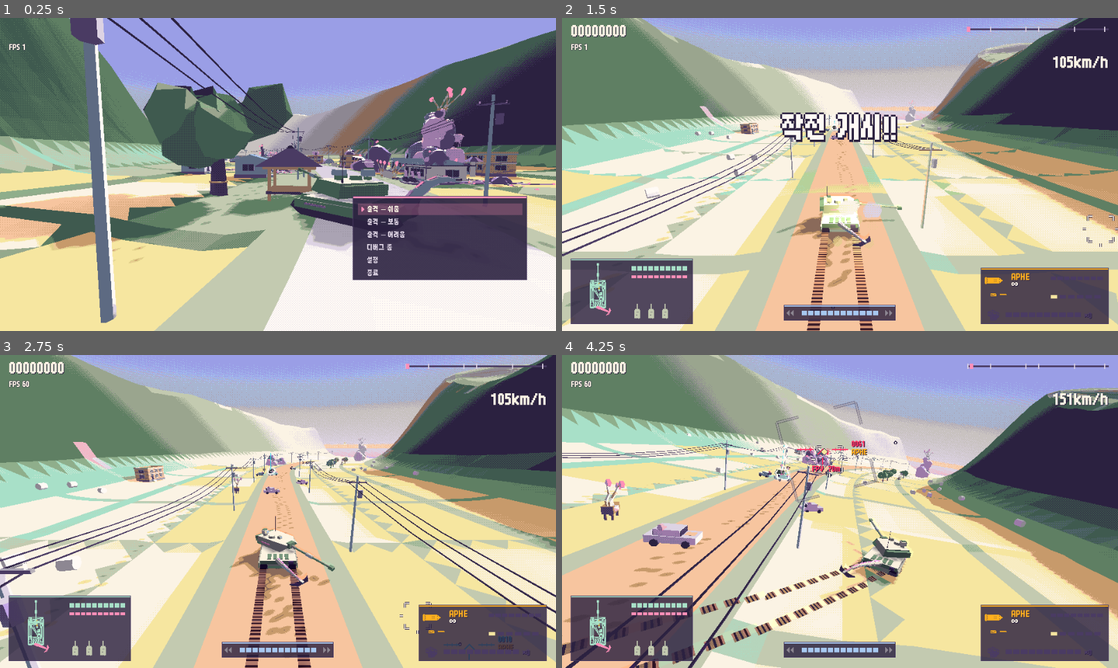
Above: before the commit, frames 1-4 (two rows, left to right).
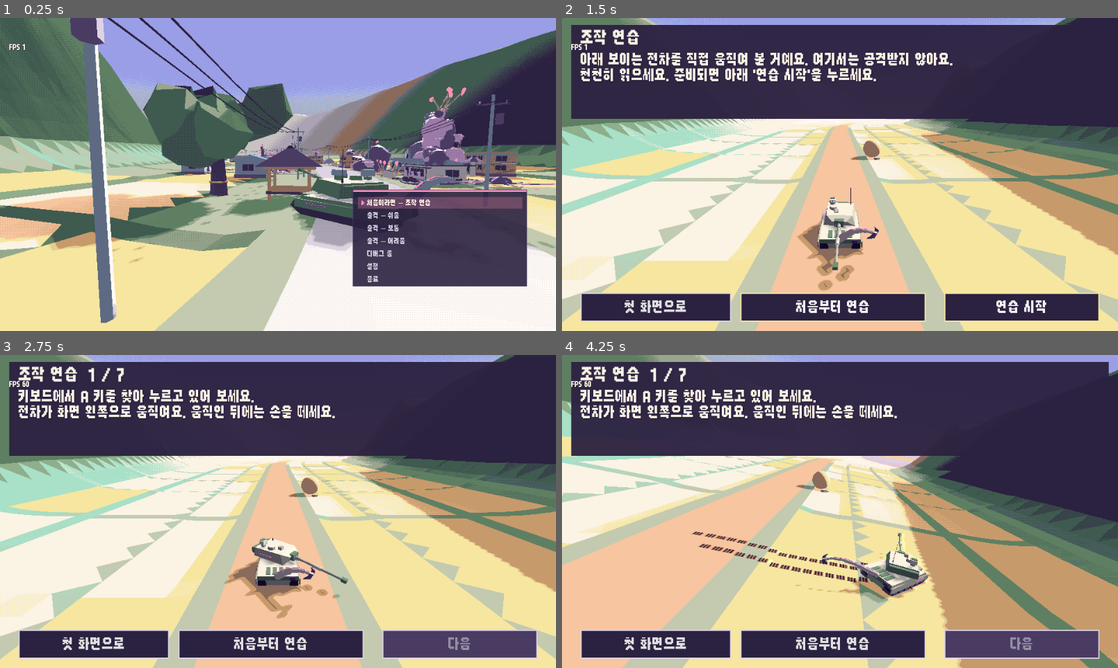
Above: after the commit, the same moments.

Repository: scarf005/orca-class
Game: Godot game, scene res://scenes/main.tscn
Two runs of this game, one before a commit and one after it. Both use one fixed random seed, a clock stepped at 60 frames per second and the inputs below.
Inputs (mouse positions are in pixels of both pictures, inside the frame that each line leads up to):
- Up to frame 1 (0.25 s): no input
- Up to frame 2 (1.5 s): tap Enter (ui_accept) at 0.5 s; drag from (840, 174) to (895, 105) at 0.52 s; click (834, 305) at 1.25 s, where only the run after the commit has a clickable "처음부터 연습"
- Up to frame 3 (2.75 s): click (461, 642) at 2 s, where only the run after the commit has a clickable "연습 시작"
- Up to frame 4 (4.25 s): drag from (728, 527) to (812, 574) at 2.77 s; move the mouse to (895, 442) at 3.52 s; press the mouse at (895, 442) at 3.53 s; hold D (move_right) from 3.53 s (still down); tap J at 3.8 s

The runs differ from the first frame. In frame 1, 3.3% of the frame differs, in the area x 63-95%, y 54-86%; in frame 2, 58%; in frame 3, 58%; in frame 4, 71%, in the area x 0-100%, y 0-100%.

Commit message:
feat: add a self-paced beginner practice stage
Assisted-by: pi:gpt-6.1-sol
Co-authored-by: chatgpt-codex-connector[bot] <199175422+chatgpt-codex-connector[bot]@users.noreply.github.com>

Diff:
--- a/i18n/strings.csv
+++ b/i18n/strings.csv
@@ -3,6 +3,57 @@
 TITLE_SUB,범고래급 · 운전수 하윤,ORCA-CLASS · DRIVER HA YOON
 TITLE_TAGLINE,1스테이지 — 균사에 먹힌 마을,STAGE 1 — THE VILLAGE THE FUNGUS ATE
 TITLE_BEST,최고 점수 %d,BEST %d
+MENU_TUTORIAL,처음이라면 — 조작 연습,FIRST TIME? LEARN THE CONTROLS
+TUTORIAL_TITLE,조작 연습,Learn the controls
+TUTORIAL_STEP,조작 연습  %d / %d,Practice  %d / %d
+TUTORIAL_WELCOME,"아래 보이는 전차를 직접 움직여 볼 거예요. 여기서는 공격받지 않아요.
+천천히 읽으세요. 준비되면 아래 '연습 시작'을 누르세요.","You'll drive the tank below. Nothing here will attack you.
+Take your time. Click 'Begin practice' below when you're ready."
+TUTORIAL_LEFT,"%s
+전차가 화면 왼쪽으로 움직여요. 움직인 뒤에는 손을 떼세요.","%s
+The tank moves to the left of the screen. Then let go."
+TUTORIAL_RIGHT,"%s
+전차가 화면 오른쪽으로 움직여요. 움직인 뒤에는 손을 떼세요.","%s
+The tank moves to the right of the screen. Then let go."
+TUTORIAL_FORWARD,"%s
+화면 위쪽으로 조금 가 보세요. 다 움직였으면 손을 떼세요.","%s
+Drive a little toward the top of the screen, then let go."
+TUTORIAL_BACK,"%s
+화면 아래쪽으로 조금 내려온 뒤 손을 떼세요.","%s
+Drive a little toward the bottom of the screen, then let go."
+TUTORIAL_STOP,"누르고 있던 이동 키에서 손을 떼세요. 전차가 멈춰요.
+이 연습장에서는 손을 떼면 멈추지만, 본 게임에서는 길을 따라 계속 전진해요.","Let go of the movement keys. The tank stops.
+In the main game, it keeps driving along the road even when you let go."
+TUTORIAL_AIM,"마우스를 책상 위에서 천천히 움직여 보세요. 화면의 + 표시가 따라와요.
++ 표시를 노란 동그라미 안으로 옮기세요. 아직 버튼은 누르지 마세요.","Move your mouse slowly across your desk. The + on screen follows it.
+Move the + inside the yellow circle. Don't press a button yet."
+TUTORIAL_FIRE,"+ 표시를 노란 동그라미 안에 놓으세요. %s
+누르고 있으면 주포가 발사돼요. 빗나가도 괜찮아요. 다시 겨누고 눌러 보세요.","Keep the + inside the yellow circle. %s
+The main gun fires after a short hold. If you miss, aim and try again."
+TUTORIAL_DONE,"이동하고 표적을 맞혔어요. 여기서 더 연습해도 돼요.
+본 게임에서는 겨눈 적에게 기관총도 자동으로 쏴요. '쉬움으로 시작'을 누르면 본 게임으로 가요.","You've moved the tank and hit the target. You can keep practicing here.
+In the main game, machine guns also fire at enemies you aim at. 'Play on easy' starts the game."
+TUTORIAL_BEGIN,연습 시작,Begin practice
+TUTORIAL_NEXT,다음,Next
+TUTORIAL_START_GAME,쉬움으로 시작,Play on easy
+TUTORIAL_LEAVE,첫 화면으로,Back to title
+TUTORIAL_RESTART,처음부터 연습,Practice again
+TUTORIAL_OK,됐어요. 준비되면 아래 '다음'을 누르세요.,Done. Click 'Next' below when you're ready.
+TUTORIAL_HIT,표적에 맞았어요. 아래 '다음'을 누르세요.,You hit the target. Click 'Next' below.
+TUTORIAL_KEY,키보드에서 %s 키를 찾아 누르고 있어 보세요.,Find the %s key on your keyboard and hold it down.
+TUTORIAL_STICK,왼쪽 스틱을 '%s' 방향으로 기울이세요.,Push the left stick in the %s direction.
+TUTORIAL_TRIGGER,오른쪽 방아쇠 버튼을 계속 누르세요.,Hold down the right trigger.
+TUTORIAL_MOUSE_1,마우스 왼쪽 버튼을 계속 누르세요.,Hold down the left mouse button.
+TUTORIAL_MOUSE_2,마우스 오른쪽 버튼을 계속 누르세요.,Hold down the right mouse button.
+TUTORIAL_MOUSE_3,마우스 가운데 버튼을 계속 누르세요.,Hold down the middle mouse button.
+TUTORIAL_MOUSE_8,마우스 4번 버튼을 계속 누르세요.,Hold down mouse button 4.
+TUTORIAL_MOUSE_9,마우스 5번 버튼을 계속 누르세요.,Hold down mouse button 5.
+TUTORIAL_STOP_PAD,"왼쪽 스틱에서 손을 떼세요. 전차가 멈춰요.
+이 연습장에서는 손을 떼면 멈추지만, 본 게임에서는 길을 따라 계속 전진해요.","Let go of the left stick. The tank stops.
+In the main game, it keeps driving along the road even when you let go."
+TUTORIAL_AIM_PAD,"오른쪽 스틱을 천천히 기울여 보세요. 화면의 + 표시가 따라와요.
++ 표시를 노란 동그라미 안으로 옮기세요. 아직 버튼은 누르지 마세요.","Tilt the right stick slowly. The + on screen follows it.
+Move the + inside the yellow circle. Don't press a button yet."
 MENU_START_EASY,출격 — 쉬움,SORTIE — EASY
 MENU_START_NORMAL,출격 — 보통,SORTIE — NORMAL
 MENU_START_HARD,출격 — 어려움,SORTIE — HARD
--- a/scripts/main.gd
+++ b/scripts/main.gd
@@ -12,7 +12,9 @@
 	if not script_path.is_empty():
 		_run_script(script_path)
 		return
-	if OS.get_cmdline_user_args().has("--play"):
+	if OS.get_cmdline_user_args().has("--tutorial"):
+		_open_tutorial()
+	elif OS.get_cmdline_user_args().has("--play"):
 		start_game("")
 	elif OS.get_cmdline_user_args().has("--duel"):
 		start_game("duel")
@@ -26,7 +28,15 @@
 	_swap(load("res://scripts/ui/title.gd").new())
 	_screen.start.connect(start_game)
 	_screen.debug_room.connect(_open_debug_room)
+	_screen.tutorial.connect(_open_tutorial)
 	_screen.quit_requested.connect(_quit)
+
+
+func _open_tutorial() -> void:
+	var tutorial := Tutorial.new()
+	tutorial.exit.connect(show_title)
+	tutorial.start.connect(start_game)
+	_swap(tutorial)
 
 
 func _open_debug_room() -> void:
--- a/scripts/ui/title.gd
+++ b/scripts/ui/title.gd
@@ -3,6 +3,7 @@
 
 signal start(checkpoint: String)
 signal debug_room
+signal tutorial
 signal quit_requested
 
 const SCENE_D := 575.0
@@ -45,6 +46,7 @@
 	_menu = Menu.new()
 	_menu.center = Vector2(760, 380)
 	_menu.width = 300
+	_menu.add_item(tr("MENU_TUTORIAL"), func() -> void: tutorial.emit())
 	_menu.add_item(tr("MENU_START_EASY"), _begin.bind(Game.Difficulty.EASY, ""))
 	_menu.add_item(tr("MENU_START_NORMAL"), _begin.bind(Game.Difficulty.NORMAL, ""))
 	_menu.add_item(tr("MENU_START_HARD"), _begin.bind(Game.Difficulty.HARD, ""))
--- /dev/null
+++ b/scripts/ui/tutorial.gd
@@ -0,0 +1,305 @@
+class_name Tutorial
+extends Control
+## A quiet practice range using the game's tank, sight and projectiles.
+
+signal exit
+signal start(checkpoint: String)
+
+enum Step { WELCOME, LEFT, RIGHT, FORWARD, BACK, STOP, AIM, FIRE, DONE }
+const MOVE_ACTIONS := [&"move_left", &"move_right", &"move_forward", &"move_back"]
+const STEP_KEYS := ["TUTORIAL_WELCOME", "TUTORIAL_LEFT", "TUTORIAL_RIGHT", "TUTORIAL_FORWARD", "TUTORIAL_BACK", "TUTORIAL_STOP", "TUTORIAL_AIM", "TUTORIAL_FIRE", "TUTORIAL_DONE"]
+
+class PracticeTank extends Tank:
+	var moving := false
+	var shooting := false
+
+	func tick(delta: float) -> void:
+		# Keep the idle tail's spring stable on slow machines, like the world's projectile step.
+		super.tick(minf(delta, 1.0 / 30.0))
+
+	func _input_vector() -> Vector2:
+		return super._input_vector() if moving else Vector2.ZERO
+
+	func _read_dash(_direction: Vector2) -> void:
+		pass
+
+	func _update_charge(delta: float) -> void:
+		if shooting:
+			super._update_charge(delta)
+		else:
+			_cancel_charge()
+
+	func _update_weapons(delta: float) -> void:
+		if shooting:
+			super._update_weapons(delta)
+
+	# Automatic guns and melee must not do the learner's task for them.
+	func _fire_coax(_muzzle: Node3D, _caliber: int, _spec: Dictionary, _target: Entity) -> void:
+		pass
+
+	func auto_tail() -> void:
+		pass
+
+class PracticeTarget extends Entity:
+	signal cannon_hit
+
+	func _init() -> void:
+		radius = 2.5
+		center_height = 3.0
+
+	func _ready() -> void:
+		var mesh := MeshInstance3D.new()
+		var sphere := SphereMesh.new()
+		sphere.radius = radius
+		sphere.height = radius * 2.0
+		mesh.mesh = sphere
+		var material := StandardMaterial3D.new()
+		material.albedo_color = Palette.BUTTER
+		mesh.material_override = material
+		mesh.position.y = center_height
+		add_child(mesh)
+		track_meshes(mesh)
+
+	func take_hit(hit: Hit) -> void:
+		if hit.source is PracticeTank and hit.weapon == "cannon":
+			flash()
+			cannon_hit.emit()
+
+var view := DitherView.new()
+var world := World.new()
+var tank := PracticeTank.new()
+var target := PracticeTarget.new()
+var step := Step.WELCOME
+var achieved := false
+var _origin := Vector2.ZERO
+var _aim_origin := Vector2.ZERO
+var _aim_moved := false
+var _overlay: Menu
+var _sight := Control.new()
+var _heading := Label.new()
+var _instruction := Label.new()
+var _feedback := Label.new()
+var _next := Button.new()
+var _leave := Button.new()
+var _restart := Button.new()
+
+
+func _ready() -> void:
+	set_anchors_and_offsets_preset(Control.PRESET_FULL_RECT)
+	mouse_filter = Control.MOUSE_FILTER_IGNORE
+	process_mode = Node.PROCESS_MODE_ALWAYS
+	add_child(view)
+	world.view = view
+	world.process_mode = Node.PROCESS_MODE_PAUSABLE
+	world.rail.mode = Rail.Mode.HOLD
+	world.rail.hold_at = 0.0
+	world.rail.speed = 0.0
+	view.viewport.add_child(world)
+	world.player = tank
+	tank.invulnerable = true
+	world.add_child(tank)
+	target.position = Course.ground_at(45.0, 9.0)
+	world.add_child(target)
+	target.cannon_hit.connect(func() -> void:
+		if step == Step.FIRE:
+			_complete())
+	world.camera.follow(0.0)
+	_sight.mouse_filter = Control.MOUSE_FILTER_IGNORE
+	_sight.draw.connect(_draw_sight)
+	add_child(_sight)
+	var panel := ColorRect.new()
+	panel.color = Color(Palette.INK, 0.95)
+	panel.position = Vector2(16, 12)
+	panel.size = Vector2(928, 162)
+	panel.mouse_filter = Control.MOUSE_FILTER_IGNORE
+	add_child(panel)
+	_label(_heading, Vector2(32, 20), Vector2(880, 34), 28)
+	_label(_instruction, Vector2(32, 60), Vector2(880, 106), 24)
+	_label(_feedback, Vector2(32, 420), Vector2(880, 44), 24)
+	_button(_next, Vector2(660, 474), Vector2(268, 50), advance)
+	_button(_leave, Vector2(32, 474), Vector2(260, 50), func() -> void: exit.emit())
+	_button(_restart, Vector2(308, 474), Vector2(320, 50), restart_practice)
+	_set_step(Step.WELCOME)
+	Input.mouse_mode = Input.MOUSE_MODE_VISIBLE
+
+
+func _label(label: Label, at: Vector2, dimensions: Vector2, font_size: int) -> void:
+	label.position = at
+	label.size = dimensions
+	label.autowrap_mode = TextServer.AUTOWRAP_WORD_SMART
+	label.add_theme_font_size_override("font_size", font_size)
+	label.add_theme_color_override("font_color", Palette.CREAM)
+	label.add_theme_color_override("font_shadow_color", Palette.INK)
+	label.add_theme_constant_override("shadow_offset_x", 2)
+	label.add_theme_constant_override("shadow_offset_y", 2)
+	label.mouse_filter = Control.MOUSE_FILTER_IGNORE
+	add_child(label)
+
+
+func _button(button: Button, at: Vector2, dimensions: Vector2, action: Callable) -> void:
+	button.position = at
+	button.size = dimensions
+	button.add_theme_font_size_override("font_size", 24)
+	for state in ["normal", "hover", "pressed", "disabled", "focus"]:
+		var style := StyleBoxFlat.new()
+		style.bg_color = Palette.DUSK if state == "disabled" else Palette.INK
+		style.border_color = Palette.BUTTER if state in ["hover", "focus"] else Palette.MIST
+		style.set_border_width_all(2)
+		button.add_theme_stylebox_override(state, style)
+	button.pressed.connect(action)
+	add_child(button)
+
+
+func _set_step(value: Step) -> void:
+	step = value
+	achieved = step in [Step.WELCOME, Step.DONE]
+	_origin = Vector2(tank.course_u, tank.course_offset)
+	_aim_origin = tank.aim_screen
+	_aim_moved = false
+	if step != Step.STOP:
+		tank.local_velocity = Vector2.ZERO
+	tank.moving = step in [Step.LEFT, Step.RIGHT, Step.FORWARD, Step.BACK, Step.STOP, Step.DONE]
+	tank.shooting = step in [Step.FIRE, Step.DONE]
+	tank._cancel_charge()
+	_feedback.text = ""
+	_refresh_text()
+
+
+func _refresh_text() -> void:
+	_leave.text = tr("TUTORIAL_LEAVE")
+	_restart.text = tr("TUTORIAL_RESTART")
+	_heading.text = tr("TUTORIAL_TITLE") if step == Step.WELCOME else tr("TUTORIAL_STEP") % [mini(step, 7), 7]
+	_instruction.text = tr("TUTORIAL_AIM_PAD") if step == Step.AIM and tank.using_gamepad else tr("TUTORIAL_STOP_PAD") if step == Step.STOP and tank.using_gamepad else tr(STEP_KEYS[step])
+	if step in [Step.LEFT, Step.RIGHT, Step.FORWARD, Step.BACK]:
+		_instruction.text = _instruction.text % binding(MOVE_ACTIONS[step - Step.LEFT])
+	elif step == Step.FIRE:
+		_instruction.text = _instruction.text % binding(&"fire")
+	_next.text = tr("TUTORIAL_BEGIN") if step == Step.WELCOME else tr("TUTORIAL_START_GAME") if step == Step.DONE else tr("TUTORIAL_NEXT")
+	_next.disabled = not achieved
+	if achieved:
+		_next.grab_focus()
+	if achieved and step not in [Step.WELCOME, Step.DONE]:
+		_feedback.text = tr("TUTORIAL_HIT") if step == Step.FIRE else tr("TUTORIAL_OK")
+
+
+func binding(action: StringName) -> String:
+	for event in InputMap.action_get_events(action):
+		if tank.using_gamepad:
+			if event is InputEventJoypadMotion:
+				return tr("TUTORIAL_TRIGGER") if action == &"fire" else tr("TUTORIAL_STICK") % tr("ACTION_" + String(action).to_upper())
+		elif event is InputEventKey:
+			return tr("TUTORIAL_KEY") % OS.get_keycode_string(event.physical_keycode)
+		elif event is InputEventMouseButton:
+			return tr("TUTORIAL_MOUSE_%d" % event.button_index)
+	return Game.binding_label(action)
+
+
+func _complete() -> void:
+	if achieved:
+		return
+	achieved = true
+	if step in [Step.LEFT, Step.RIGHT, Step.FORWARD, Step.BACK]:
+		tank.moving = false
+		tank.local_velocity = Vector2.ZERO
+	_next.disabled = false
+	_next.grab_focus()
+	_feedback.text = tr("TUTORIAL_HIT") if step == Step.FIRE else tr("TUTORIAL_OK")
+
+
+func advance() -> void:
+	if not achieved or get_tree().paused:
+		return
+	if step == Step.DONE:
+		Game.difficulty = Game.Difficulty.EASY
+		start.emit("")
+	else:
+		_set_step((step + 1) as Step)
+
+
+func restart_practice() -> void:
+	tank.course_u = 0.0
+	tank.course_offset = 4.0
+	tank._place(world.rail.d)
+	_set_step(Step.WELCOME)
+
+
+func _process(_delta: float) -> void:
+	if get_tree().paused:
+		return
+	var moved := Vector2(tank.course_u, tank.course_offset) - _origin
+	match step:
+		Step.LEFT:
+			if moved.x <= -2.0 and Input.is_action_pressed("move_left"):
+				_complete()
+		Step.RIGHT:
+			if moved.x >= 2.0 and Input.is_action_pressed("move_right"):
+				_complete()
+		Step.FORWARD:
+			if moved.y >= 2.0 and Input.is_action_pressed("move_forward"):
+				_complete()
+		Step.BACK:
+			if moved.y <= -2.0 and Input.is_action_pressed("move_back"):
+				_complete()
+		Step.STOP:
+			if tank._input_vector().is_zero_approx() and tank.local_velocity.length() < 0.1:
+				_complete()
+		Step.AIM:
+			_aim_moved = _aim_moved or tank.aim_screen.distance_to(_aim_origin) > 8.0
+			if _aim_moved and tank.aim_screen.distance_to(world.camera.unproject_position(target.hit_center())) < 32.0:
+				_complete()
+	_sight.queue_redraw()
+
+
+func _draw_sight() -> void:
+	if not is_instance_valid(world.player):
+		return
+	if step >= Step.AIM:
+		var at := world.camera.unproject_position(target.hit_center())
+		_sight.draw_arc(at, 32, 0, TAU, 64, Palette.BUTTER, 3.0)
+		var sight := tank.aim_screen
+		_sight.draw_line(sight - Vector2(12, 0), sight + Vector2(12, 0), Palette.CREAM, 3.0)
+		_sight.draw_line(sight - Vector2(0, 12), sight + Vector2(0, 12), Palette.CREAM, 3.0)
+		if tank.charge > 0.0:
+			_sight.draw_arc(sight, 20, -PI / 2, -PI / 2 + TAU * tank.charge, 64, Palette.FUNGUS, 4.0)
+
+
+func _input(event: InputEvent) -> void:
+	var gamepad := tank.using_gamepad
+	if event is InputEventJoypadMotion and absf(event.axis_value) > 0.25:
+		tank.using_gamepad = true
+	elif event is InputEventMouseMotion or event is InputEventKey or event is InputEventMouseButton:
+		tank.using_gamepad = false
+	if gamepad != tank.using_gamepad:
+		_refresh_text()
+
+
+func _unhandled_input(event: InputEvent) -> void:
+	if event.is_action_pressed("pause"):
+		if _overlay:
+			_close_pause()
+		else:
+			get_tree().paused = true
+			_overlay = Menu.new()
+			_overlay.title = tr("MENU_PAUSED")
+			_overlay.add_item(tr("MENU_RESUME"), _close_pause)
+			_overlay.add_item(tr("MENU_SETTINGS"), _settings)
+			_overlay.add_item(tr("TUTORIAL_LEAVE"), func() -> void: exit.emit())
+			_overlay.back.connect(_close_pause)
+			add_child(_overlay)
+		get_viewport().set_input_as_handled()
+
+
+func _settings() -> void:
+	_overlay.queue_free()
+	var settings := SettingsMenu.new()
+	settings.back.connect(func() -> void:
+		_close_pause()
+		_refresh_text())
+	_overlay = settings
+	add_child(settings)
+
+
+func _close_pause() -> void:
+	_overlay.queue_free()
+	_overlay = null
+	get_tree().paused = false
--- /dev/null
+++ b/tests/tutorial_test.gd
@@ -0,0 +1,201 @@
+extends TestCase
+
+class TestMain extends "res://scripts/main.gd":
+	func _ready() -> void:
+		pass
+
+var _tutorial: Tutorial
+
+
+func practice() -> Tutorial:
+	_tutorial = Tutorial.new()
+	add_child(_tutorial)
+	return _tutorial
+
+
+func cleanup() -> void:
+	for action in Game.REBINDABLE:
+		Input.action_release(action)
+	if is_instance_valid(_tutorial):
+		_tutorial.queue_free()
+	get_tree().paused = false
+	super.cleanup()
+
+
+func test_title_entry_and_return_clear_pause() -> void:
+	var main := TestMain.new()
+	add_child(main)
+	main.show_title()
+	var title: Control = main._screen
+	check_eq(title._menu.items[0].label, tr("MENU_TUTORIAL"), "practice is the first title choice")
+	title._menu.items[0].action.call()
+	await frames(1)
+	check(main._screen is Tutorial, "title choice opens the real tutorial screen")
+	get_tree().paused = true
+	main._screen.exit.emit()
+	check(not get_tree().paused, "returning to the title clears pause")
+	check(not main._screen is Tutorial, "return replaces the tutorial")
+	main.queue_free()
+	await frames(1)
+
+
+func test_waits_without_danger_or_scroll() -> void:
+	var tutorial := practice()
+	await frames(120)
+	check_eq(tutorial.step, Tutorial.Step.WELCOME, "reading never advances the lesson")
+	check_eq(tutorial.world.director, null, "no enemy waves")
+	check_near(tutorial.world.rail.d, 0.0, 0.001, "range does not scroll")
+	check_near(tutorial.tank.hp, Tank.MAX_ARMOR, 0.001, "player is safe")
+	check_eq(tutorial.world.enemies.size(), 1, "only the practice target")
+	tutorial.advance()
+	tutorial.advance()
+	check_eq(tutorial.step, Tutorial.Step.LEFT, "Next cannot skip an unfinished task")
+	await frames(60)
+	check(not tutorial.achieved, "waiting is not movement")
+
+
+func test_movement_each_direction_and_stop() -> void:
+	var tutorial := practice()
+	tutorial.advance()
+	for action in Tutorial.MOVE_ACTIONS:
+		var before := tutorial.step
+		Input.action_press(action)
+		check(await wait_until(func() -> bool: return tutorial.achieved, 60), "%s moves the tank" % action)
+		Input.action_release(action)
+		check_eq(tutorial.step, before, "success waits for Next")
+		tutorial.advance()
+	check_eq(tutorial.step, Tutorial.Step.STOP, "all four directions lead to stopping")
+	Input.action_press("move_left")
+	await frames(5)
+	check(not tutorial.achieved, "holding a movement key is not stopping")
+	Input.action_release("move_left")
+	check(await wait_until(func() -> bool: return tutorial.achieved, 60), "release and actual stop complete the task")
+
+
+func test_aim_and_real_cannon_hit() -> void:
+	var tutorial := practice()
+	tutorial._set_step(Tutorial.Step.AIM)
+	tutorial.tank.using_gamepad = true
+	var at := tutorial.world.camera.unproject_position(tutorial.target.hit_center())
+	tutorial.tank.aim_screen = at + Vector2(150, 0)
+	await frames(2)
+	check(not tutorial.achieved, "moving the sight away is not aiming at the target")
+	tutorial.tank.aim_screen = at
+	check(await wait_until(func() -> bool: return tutorial.achieved, 60), "sight placed on the target completes aiming")
+	check_eq(tutorial.world.projectiles.size(), 0, "automatic guns cannot finish the task")
+	tutorial.advance()
+	Input.action_press("fire")
+	check(await wait_until(func() -> bool: return tutorial.achieved, 180), "holding fire lands a real cannon hit")
+	Input.action_release("fire")
+	check(tutorial.world.stats.shots > 0, "the real gun fired")
+	check(not tutorial.target.dead, "target remains available for more practice")
+	check_eq(tutorial.step, Tutorial.Step.FIRE, "hit waits for Next")
+	tutorial.advance()
+	check_eq(tutorial.step, Tutorial.Step.DONE, "hit unlocks completion")
+	check(tutorial.tank.moving and tutorial.tank.shooting, "completion allows free practice")
+
+
+func test_miss_and_non_cannon_cannot_complete() -> void:
+	var tutorial := practice()
+	tutorial._set_step(Tutorial.Step.FIRE)
+	tutorial.tank.using_gamepad = true
+	tutorial.tank.aim_screen = Vector2(40, 240)
+	Input.action_press("fire")
+	await frames(150)
+	Input.action_release("fire")
+	check(not tutorial.achieved, "a shot that misses is not success")
+	var hit := Hit.make(Hit.Kind.BULLET, 999.0, tutorial.target.hit_center())
+	hit.source = tutorial.tank
+	tutorial.target.take_hit(hit)
+	check(not tutorial.achieved, "a machine-gun hit cannot complete the main-gun lesson")
+	tutorial._set_step(Tutorial.Step.AIM)
+	hit.weapon = "cannon"
+	tutorial.target.take_hit(hit)
+	check(not tutorial.achieved, "hits outside the firing lesson cannot advance it")
+
+
+func test_restart_and_easy_handoff() -> void:
+	var tutorial := practice()
+	var previous := Game.difficulty
+	Game.difficulty = Game.Difficulty.HARD
+	check_eq(Game.difficulty, Game.Difficulty.HARD, "entering practice preserves difficulty")
+	tutorial.tank.course_u = 12.0
+	tutorial._set_step(Tutorial.Step.DONE)
+	tutorial.restart_practice()
+	check_eq(tutorial.step, Tutorial.Step.WELCOME, "restart returns to the beginning")
+	check_near(tutorial.tank.course_u, 0.0, 0.001, "restart places the tank centrally")
+	check(not tutorial.tank.shooting, "restart disables weapons")
+	var starts: Array[String] = []
+	tutorial.start.connect(func(checkpoint: String) -> void: starts.append(checkpoint))
+	tutorial._set_step(Tutorial.Step.DONE)
+	tutorial.advance()
+	check_eq(starts, [""], "completion starts the real game from the beginning")
+	check_eq(Game.difficulty, Game.Difficulty.EASY, "completion chooses easy explicitly")
+	Game.difficulty = previous
+
+
+func test_pause_does_not_advance_or_fire() -> void:
+	var tutorial := practice()
+	tutorial._set_step(Tutorial.Step.FIRE)
+	var event := InputEventAction.new()
+	event.action = &"pause"
+	event.pressed = true
+	tutorial._unhandled_input(event)
+	check(get_tree().paused, "pause stops practice")
+	Input.action_press("fire")
+	await frames(90)
+	check(not tutorial.achieved, "pause does not complete the lesson")
+	check_eq(tutorial.world.stats.shots, 0, "pause prevents firing")
+	Input.action_release("fire")
+	tutorial._close_pause()
+	check(not get_tree().paused, "resume restores practice")
+
+
+func test_device_hints_and_refresh_preserve_progress() -> void:
+	var tutorial := practice()
+	tutorial._set_step(Tutorial.Step.LEFT)
+	tutorial._complete()
+	var motion := InputEventJoypadMotion.new()
+	motion.axis = JOY_AXIS_LEFT_X
+	motion.axis_value = -1.0
+	tutorial._input(motion)
+	check(tutorial.tank.using_gamepad, "movement stick selects controller instructions")
+	check(tutorial.achieved, "changing device does not erase success")
+	tutorial._set_step(Tutorial.Step.AIM)
+	check_eq(tutorial._instruction.text, tr("TUTORIAL_AIM_PAD"), "controller aiming explains the right stick")
+	tutorial._complete()
+	var previous: String = Game.settings.locale
+	Game.settings.locale = "en"
+	Game.apply_settings()
+	tutorial._refresh_text()
+	check(tutorial.achieved, "language refresh preserves success")
+	check_eq(tutorial._leave.text, "Back to title", "footer also changes language")
+	Game.settings.locale = previous
+	Game.apply_settings()
+
+
+func test_bindings_and_both_languages() -> void:
+	var tutorial := practice()
+	var previous: String = Game.settings.locale
+	var bindings: Dictionary = Game.settings.bindings.duplicate()
+	var custom := InputEventKey.new()
+	custom.physical_keycode = KEY_J
+	Game.settings.bindings["move_left"] = custom
+	for locale in ["ko", "en"]:
+		Game.settings.locale = locale
+		Game.apply_settings()
+		tutorial._set_step(Tutorial.Step.LEFT)
+		check(tutorial._instruction.text.contains("J"), "%s shows the rebound key" % locale)
+		check(not tutorial._instruction.text.contains("TUTORIAL_"), "%s has the instruction" % locale)
+		tutorial._set_step(Tutorial.Step.FIRE)
+		check(not tutorial._instruction.text.contains("TUTORIAL_"), "%s has the mouse button name" % locale)
+		for lesson in Tutorial.Step.values():
+			tutorial._set_step(lesson as Tutorial.Step)
+			await frames(1)
+			check(not tutorial._instruction.text.contains("TUTORIAL_"), "%s lesson %d is translated" % [locale, lesson])
+			check(tutorial._instruction.get_minimum_size().y <= 106, "%s lesson %d fits the panel" % [locale, lesson])
+		for button in [1, 2, 3, 8, 9]:
+			check(tr("TUTORIAL_MOUSE_%d" % button) != "TUTORIAL_MOUSE_%d" % button, "mouse %d is translated" % button)
+	Game.settings.locale = previous
+	Game.settings.bindings = bindings
+	Game.apply_settings()
Not shown, added: scripts/ui/tutorial.gd.uid
Not shown, added: tests/tutorial_test.gd.uid
